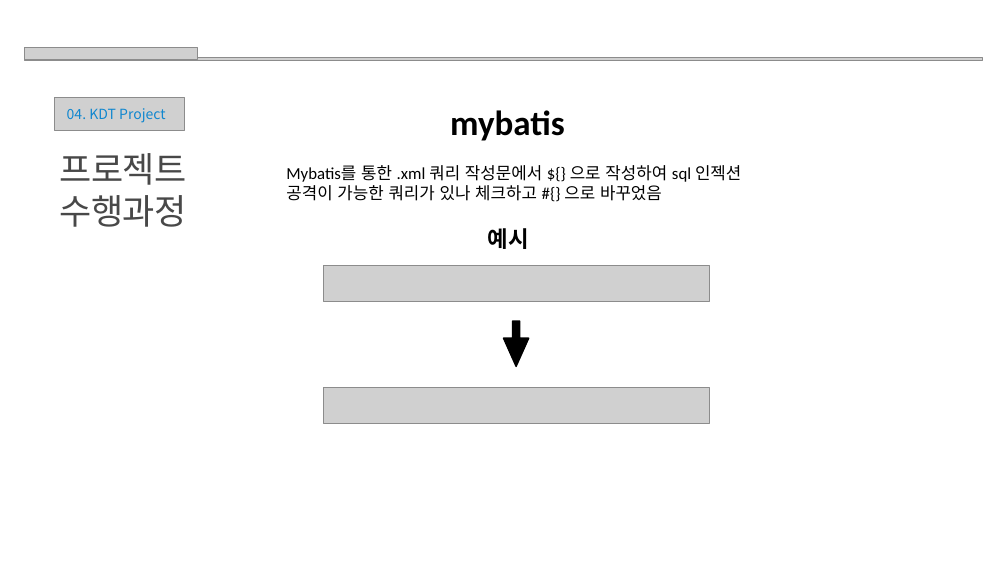
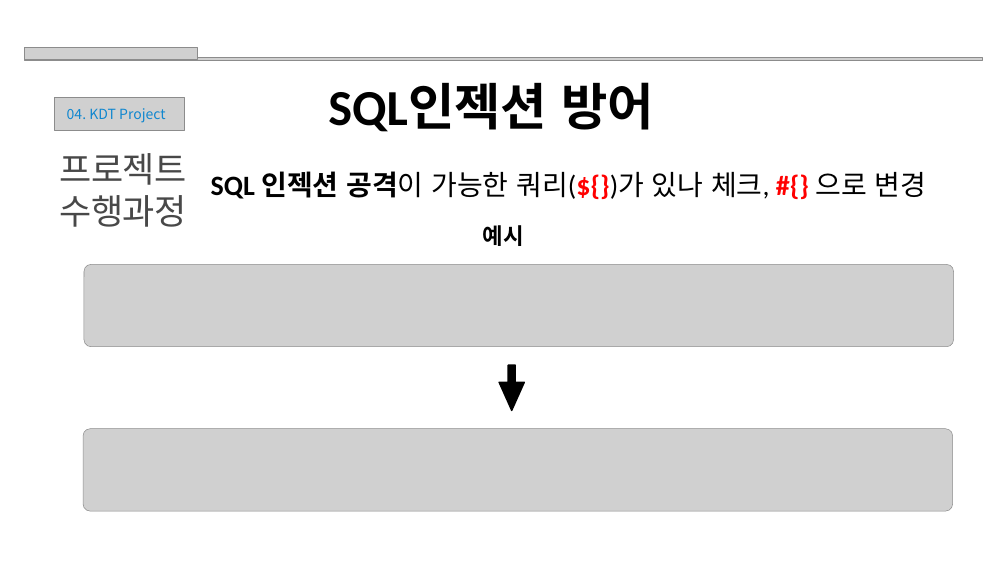
Before and after one commit to tlgus0020/kiosk, a slide deck: slide 6 of project정리/A조 2차 프로젝트 결과보고서.pptx. Drawn at 1008x567 pixels with LibreOffice and Linux fonts; fonts in the diff are those of the drawing; grey boxes stand for pictures. Boxes give left, top, right and bottom in pixels: in the first picture for what was removed or moved away, otherwise in the second. Text is boxed around its words. In the diff, an @@ line names an element or a change of style, - is before the commit and + after.

```diff
--- a/project정리/A조 2차 프로젝트 결과보고서.pptx
+++ b/project정리/A조 2차 프로젝트 결과보고서.pptx
@@ text at (x1=328, y1=82, x2=654, y2=132): text changed; size 50 to 72 pt @@
-mybatis
+SQL인젝션 방어
@@ text at (x1=211, y1=171, x2=926, y2=199): text changed; size 24 to 40 pt @@
-Mybatis를 통한 .xml 쿼리 작성문에서 ${} 으로 작성하여 sql 인젝션 공격이 가능한 쿼리가 있나 체크하고 #{} 으로 바꾸었음
+SQL 인젝션 공격이 가능한 쿼리(${})가 있나 체크, #{} 으로 변경
@@ text "예시" moved from (x1=488, y1=228, x2=529, y2=249) to (x1=483, y1=225, x2=524, y2=246) @@
@@ picture resized from (x1=324, y1=265, x2=709, y2=301) to (x1=84, y1=265, x2=954, y2=347) @@
@@ right arrow moved from (x1=503, y1=321, x2=529, y2=366) to (x1=499, y1=365, x2=524, y2=410) @@
@@ picture resized from (x1=324, y1=387, x2=709, y2=423) to (x1=83, y1=429, x2=953, y2=511) @@
```
Also in this commit, not shown: 4 other slides changed.
